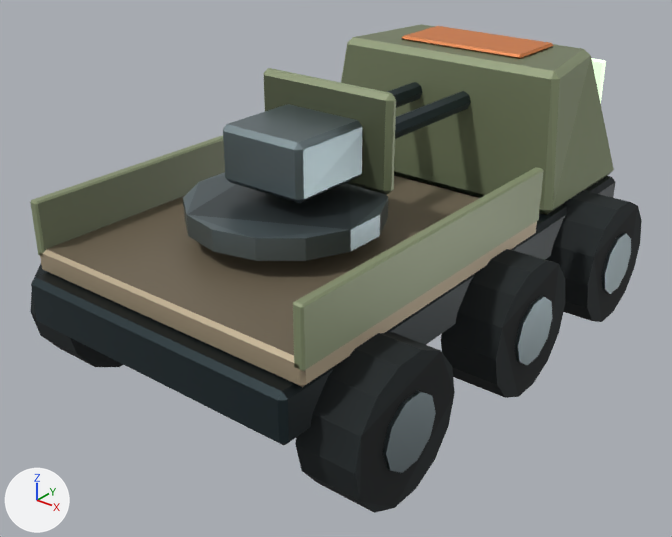
Two versions of the glTF model assets/models/frontier/v1/RipsawTruck.glb, one commit apart.
One viewpoint serves both versions: a 50 mm lens placed at (3.12, -4.12, 2.94), pointed at (-0.04, -0.17, 0.5). Arrows for +X, +Y and +Z are at lower left; the lights stay in place. The picture after the commit comes second. Where no turn or scale is listed for an object, it has been applied to the vertices. Vertices at exactly the same position are counted once.

The first picture shows 'export_frontier_RipsawTruck_Autocannon', 'export_frontier_RipsawTruck_Ring', 'export_frontier_RipsawTruck_Tire'.
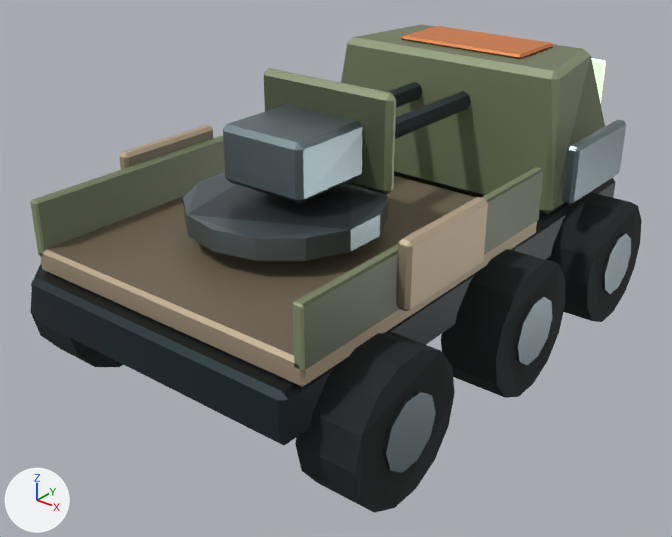
The edits, one by one:
me_cylinder_184 has 448 vertices, 820 faces and spans x -0.19..2.19, y -0.55..2.89, z -0.39..1.24.
me_cylinder_184 is used by ob_export_frontier_ripsawtruck_tire; location (-1.0, -1.15, 0.4).
me_cylinder_184 part 1: 323 faces centred in x -0.19..2.19, y -0.55..2.89, z -0.39..1.22 are repainted in the vertex colours; the middle colour goes from light grey #cacaca to light grey #c7c7c7.
me_cylinder_184 part 2: 113 faces centred in x -0.19..2.19, y -0.54..2.89, z -0.19..1.11 are repainted in the vertex colours; the middle colour goes from white #f0f0f0 to white #e9e9e9.
Mesh me_cube_094 is new.
It has 72 vertices, 132 faces and spans x -0.04..1.98, y -0.35..0.75, z -0.28..0.18.
Faces by material slot: [88, 44].
It uses material mat_frontier_titanium.
It uses material mat_frontier_secondary.
Mesh me_cube_092 is new.
It has 48 vertices, 88 faces and spans x -0.04..1.98, y -0.35..0.35, z -0.18..0.18.
It uses material mat_frontier_secondary.
Object 'export_frontier_RipsawTruck_SalvagePlate2' (ob_export_frontier_ripsawtruck_salvageplate2) is new; it shows me_cube_094.
Its location is (-0.97, 1.1, 1.05).
Object 'export_frontier_RipsawTruck_SalvagePlate1' (ob_export_frontier_ripsawtruck_salvageplate1) is new; it shows me_cube_092.
Its location is (-0.97, -0.6, 1.05).

Changed parts and their boxes (x1, y1, x2, y2) in the pictures (672 x 537 px):
'export_frontier_RipsawTruck_SalvagePlate1', added: after (119, 125, 488, 312)
'export_frontier_RipsawTruck_SalvagePlate2', added: after (340, 82, 626, 205)
part 1 of me_cylinder_184, edited (looks the same): (30, 24, 642, 512) in both
part 2 of me_cylinder_184, edited (looks the same): (30, 43, 642, 497) in both
